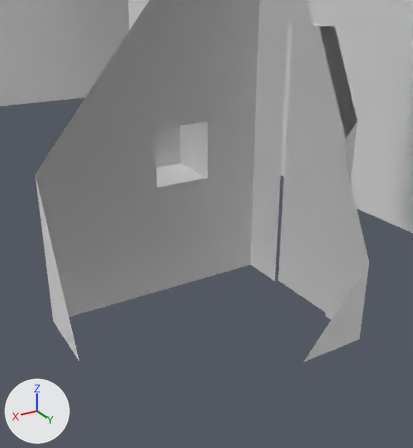
Before and after pictures for a commit that changed the Blender file Assets/#Project/meshes/Cell.blend.
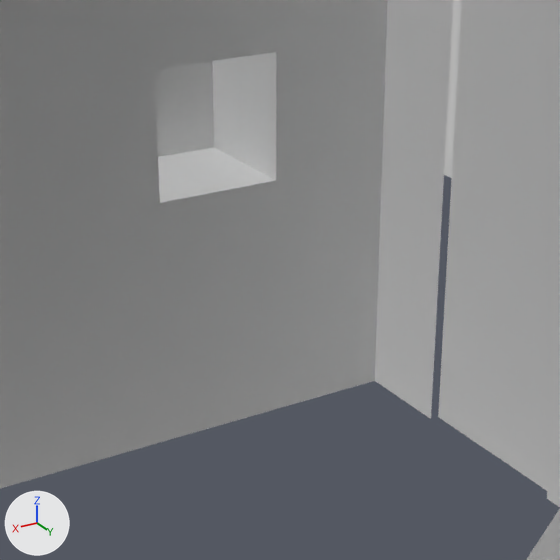
Old and new are each drawn from a 50 mm lens placed at (2.0, 3.4, 2.63), pointed at (-0.31, -0.45, 0.71) and again close up on the part from 21% to 80% of the width and 22% to 76% of the height. Arrows for +X, +Y and +Z are at lower left; the lights stay in place. Everything nearer to the camera than a plane just in front of the edit is cut away.

The scene before the commit, as lines of its bpy script (objects in view):
```python
me_cube_000 = bpy.data.meshes.new('Cube.000')
me_cube_000.from_pydata(...)  # 54 vertices, 44 faces; spans x -1.0..1.0, y -1.25..0.75, z 0.0..10.0
me_cube_002 = bpy.data.meshes.new('Cube.002')
me_cube_002.from_pydata(...)  # a box spanning x -1.03..0.97, y 0.0..2.0, z 0.0..2.0
me_cube_003 = bpy.data.meshes.new('Cube.003')
me_cube_003.from_pydata(...)  # a box spanning x -1.0..1.0, y -8.0..8.0, z 0.0..10.0
ob_cell = bpy.data.objects.new('Cell', me_cube_000)
ob_cell.location = (0.0, 0.0, 0.0)
ob_cell_door = bpy.data.objects.new('Cell door', me_cube_002)
ob_cell_door.location = (-1.085, -0.349, 0.0)
ob_cell_door.scale = (0.05, 0.35, 1.15)
ob_corridor_wall = bpy.data.objects.new('Corridor wall', me_cube_003)
ob_corridor_wall.location = (-4.0, 0.0, 0.0)
```
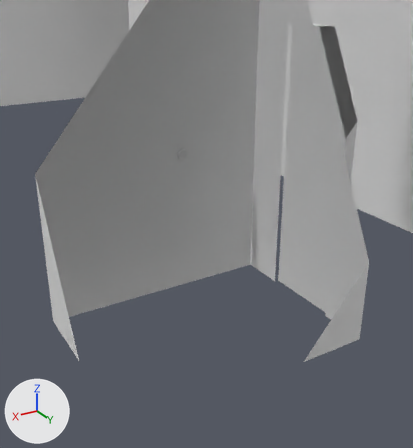
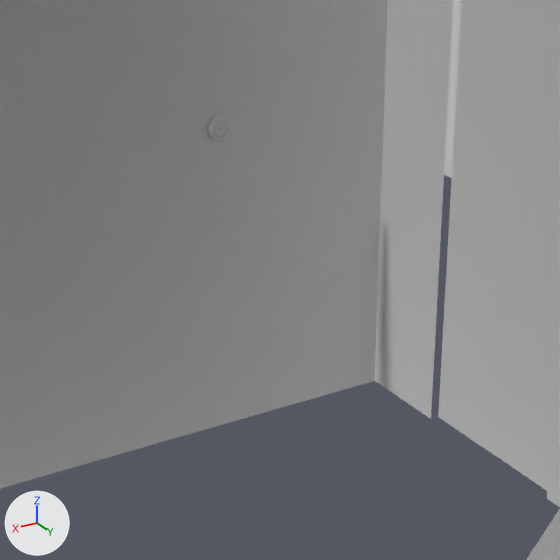
Commit message: Cell model: Added detachable wall panel

What changed in the scene script:
```text
Add me_cube_006:
    me_cube_006.from_pydata(...)  # 128 vertices, 116 faces; spans x -0.5..0.0, y -0.78..-0.731, z 1.0..1.5
Add ob_cell_wall_panel:
    ob_cell_wall_panel = bpy.data.objects.new('Cell wall panel', me_cube_006)
    ob_cell_wall_panel.location = (0.0, 0.0, 0.0)
```

Changed parts and their boxes (x1, y1, x2, y2) in the close-ups (560 x 560 px):
'Cell wall panel', added: after (155, 52, 276, 203)
